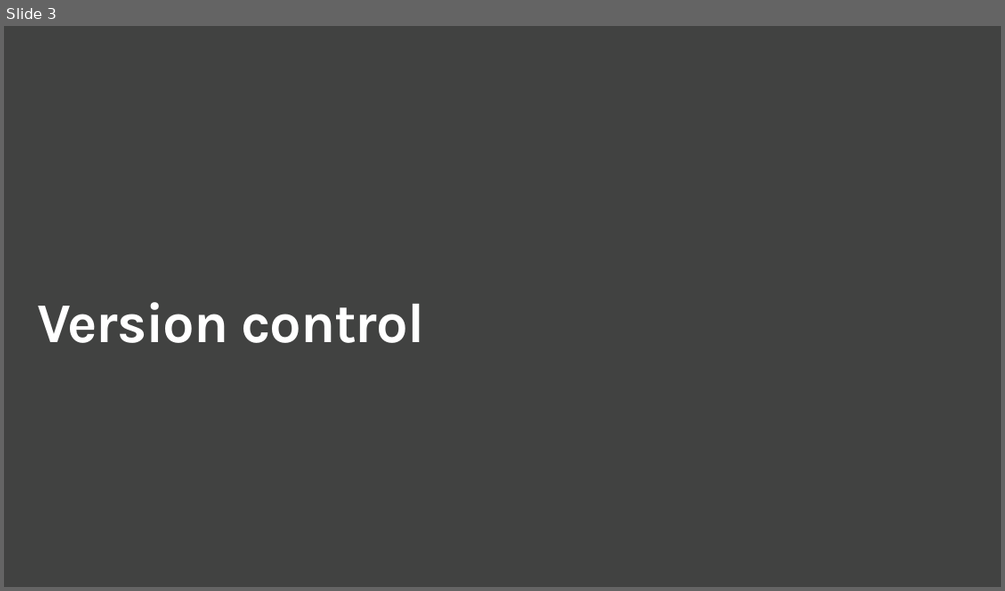
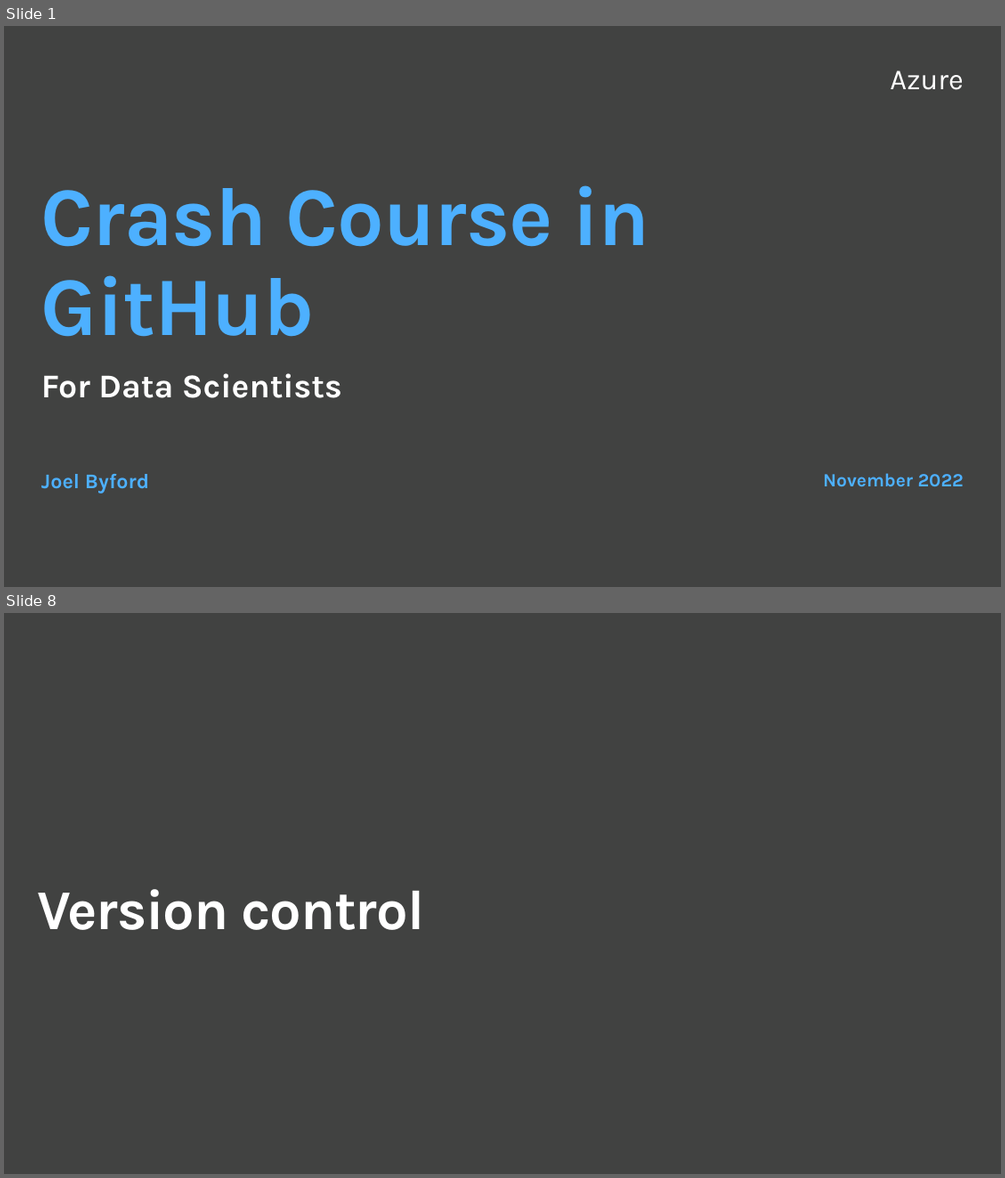
Before and after one commit to joelbyford/gitCrashCourse, a slide deck: GitIntro.pptx. Shown one above the other, each under a label of ours: slide 3 before the commit, slides 1 and 8 after it; the slides between them are not shown. The pictures are 1005x591 and 1005x1178 pixels, drawn with LibreOffice and Linux fonts; fonts in the diff are those of the drawing; background and template pictures are left out. Boxes give left, top, right and bottom in pixels: in the first picture for what was removed or moved away, otherwise in the second. Text is boxed around its words. In the diff, an @@ line names an element or a change of style, - is before the commit and + after.

```diff
--- a/GitIntro.pptx
+++ b/GitIntro.pptx
@@ slide 1 added at (4,26,1001,587), background #414241 @@
@@ text added at (890,70,963,90), 28 pt, text #FFFFFF @@
+Azure
@@ title added at (41,185,650,337), 80 pt, text #4DB0FF, bold @@
+Crash Course in GitHub
@@ text added at (41,373,342,398), 32 pt, text #FFFFFF, bold @@
+For Data Scientists
@@ text added at (41,474,149,493), 20 pt, text #4DB0FF, bold @@
+Joel Byford
@@ text added at (823,473,963,487), 18 pt, text #4DB0FF, bold @@
+November 2022
@@ what was slide 3 is now slide 8 @@
```
Also in this commit, not shown: 1 slide changed, 5 other slides added, 1 slide removed, 4 other files.
